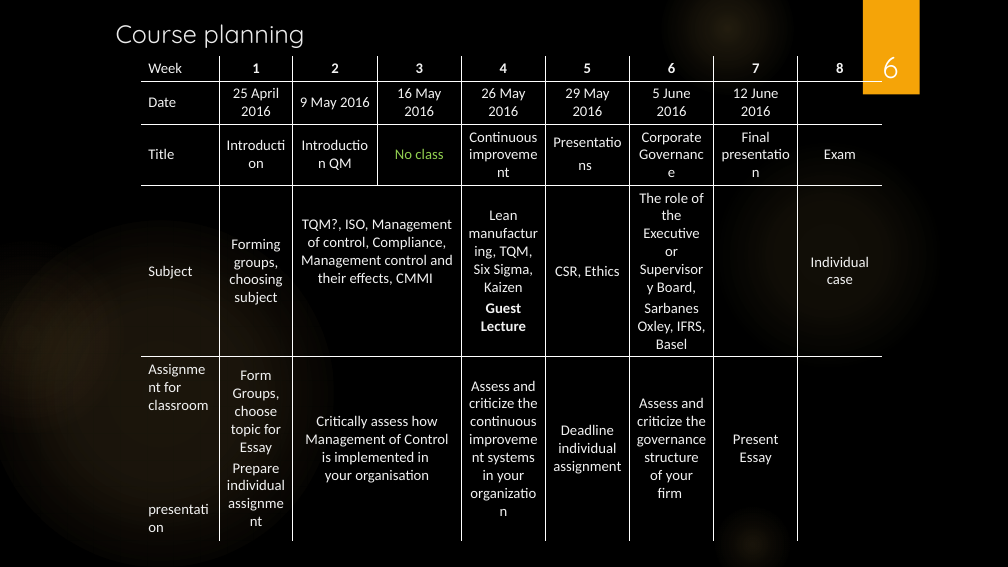
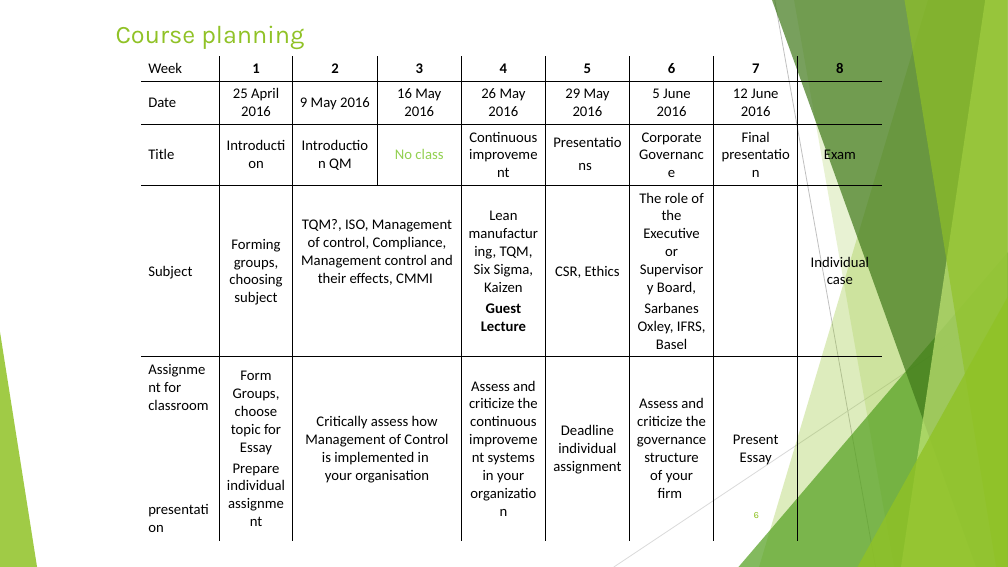
Before and after one commit to sd110/QP, a slide deck: slide 6 of QP Week 1.pptx. Drawn at 1008x567 pixels with LibreOffice and Linux fonts; fonts in the diff are those of the drawing; background and template pictures are left out. Boxes give left, top, right and bottom in pixels: in the first picture for what was removed or moved away, otherwise in the second. Text is boxed around its words. In the diff, an @@ line names an element or a change of style, - is before the commit and + after.

```diff
--- a/QP Week 1.pptx
+++ b/QP Week 1.pptx
@@ background picture (left out) to #FFFFFF @@
@@ title "Course planning" at (116,25,304,49): font Quicksand to Karla, text colour #EBEBEB to #90C226 @@
@@ ellipse removed at (662,0,794,95) @@
@@ rectangle removed at (863,0,920,95) @@
@@ table at (141,56,881,538) @@
@@ text colour #F2F2F2 to #000000 @@
@@ borders changed @@
@@ ellipse removed at (712,138,944,371) @@
@@ ellipse removed at (0,221,333,567) @@
@@ ellipse removed at (0,240,126,435) @@
@@ group added at (0,0,1008,567): 5 freeform shapes, 3 triangles, 2 lines @@
@@ page number: place and size @@
-page number at (883,57,899,79)
+page number at (754,512,759,518)
@@ page number at (754,512,759,518): size 28 to 9 pt, font Quicksand to Karla, text colour #FFFFFF to #90C226; alignment centre to right; vertical alignment bottom to middle @@
@@ ellipse removed at (712,504,793,567) @@
```
Also in this commit, not shown: 13 other slides changed, 1 other file.
